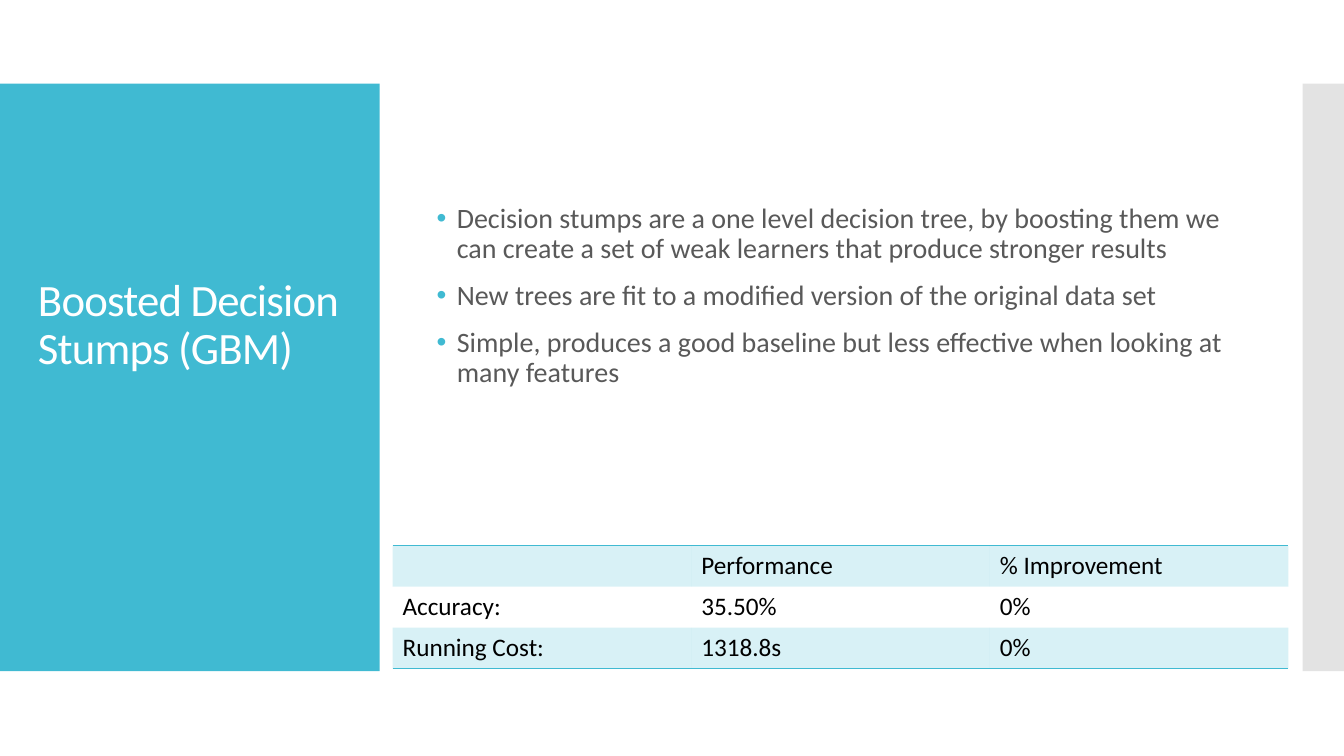
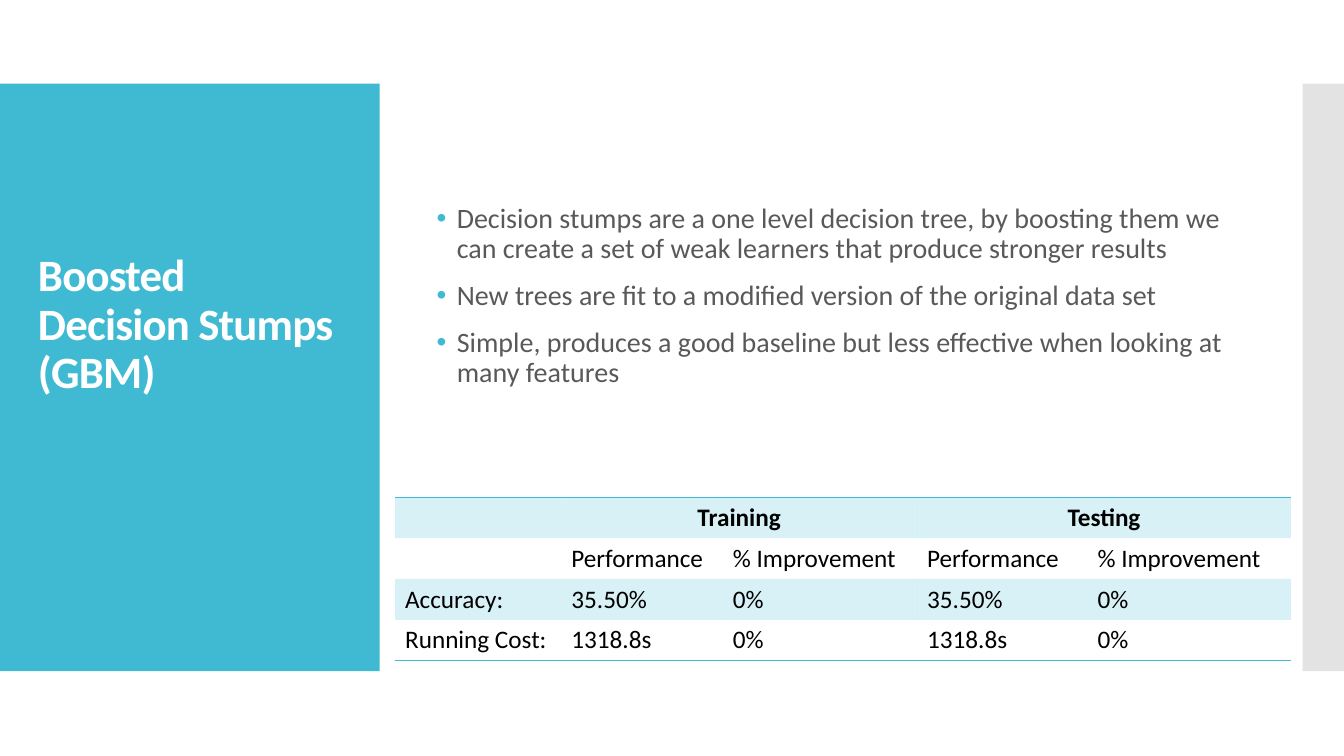
Before and after one commit to TZstatsADS/Fall2019-proj3-sec1-grp7, a slide deck: slide 4 of doc/ADS; Project 3; Predictive Analytics for Facial Emotion Recognition.pptx. Drawn at 1344x756 pixels with LibreOffice and Linux fonts; fonts in the diff are those of the drawing. Boxes give left, top, right and bottom in pixels: in the first picture for what was removed or moved away, otherwise in the second. Text is boxed around its words. In the diff, an @@ line names an element or a change of style, - is before the commit and + after.

```diff
--- a/doc/ADS; Project 3; Predictive Analytics for Facial Emotion Recognition.pptx
+++ b/doc/ADS; Project 3; Predictive Analytics for Facial Emotion Recognition.pptx
@@ title "Boosted Decision Stumps (GBM)" at bbox=[38, 259, 333, 395]: bold on @@
@@ table at bbox=[395, 497, 1292, 660] @@
- | Performance | % Improvement
-Accuracy: | 35.50% | 0%
-Running Cost: | 1318.8s | 0%
+ | Training |  | Testing | 
+ | Performance | % Improvement | Performance | % Improvement
+Accuracy: | 35.50% | 0% | 35.50% | 0%
+Running Cost: | 1318.8s | 0% | 1318.8s | 0%
@@ table: place and size @@
-table at bbox=[392, 545, 1288, 668]
+table at bbox=[395, 497, 1292, 660]
```
Also in this commit, not shown: 7 other slides changed, 1 slide added.
